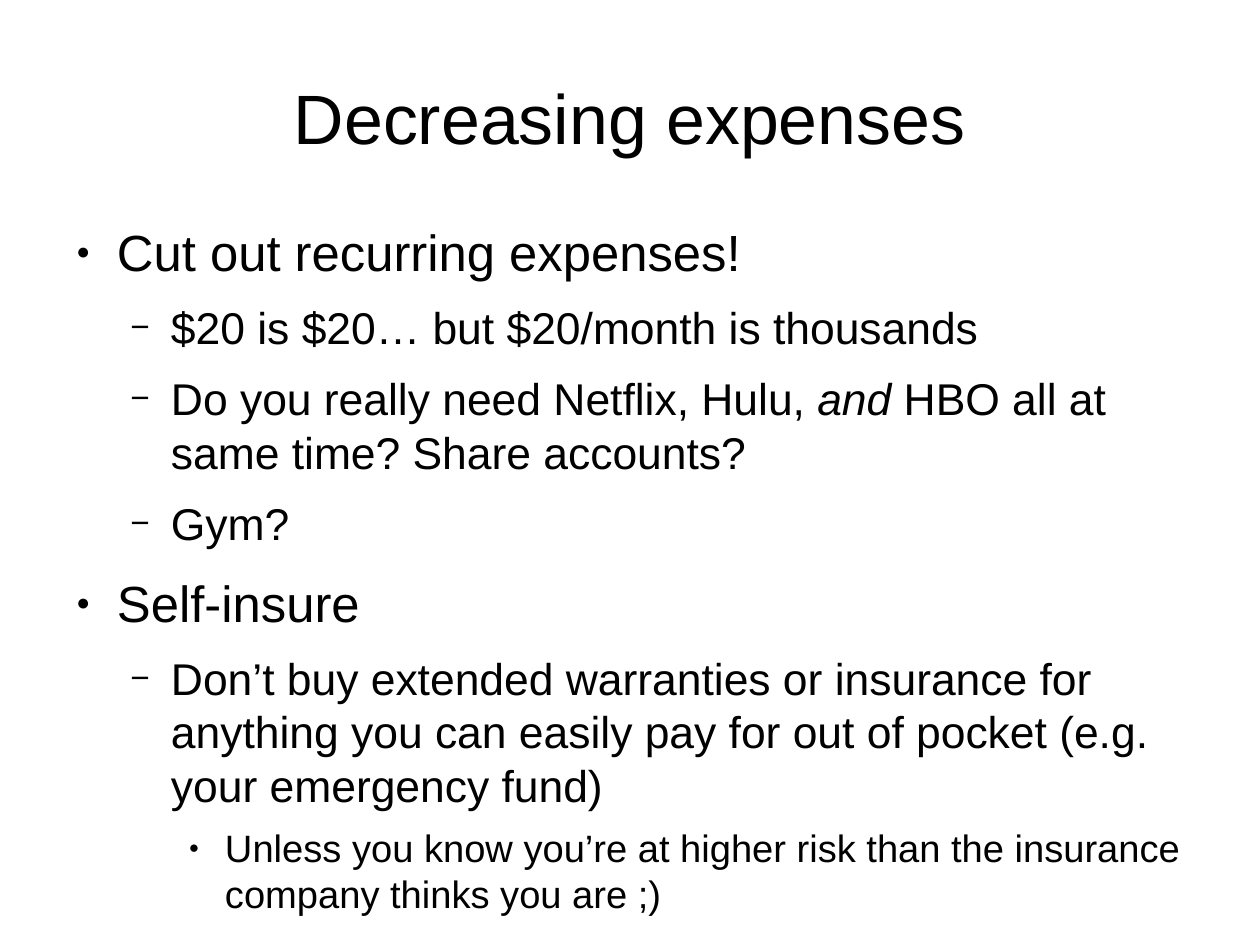
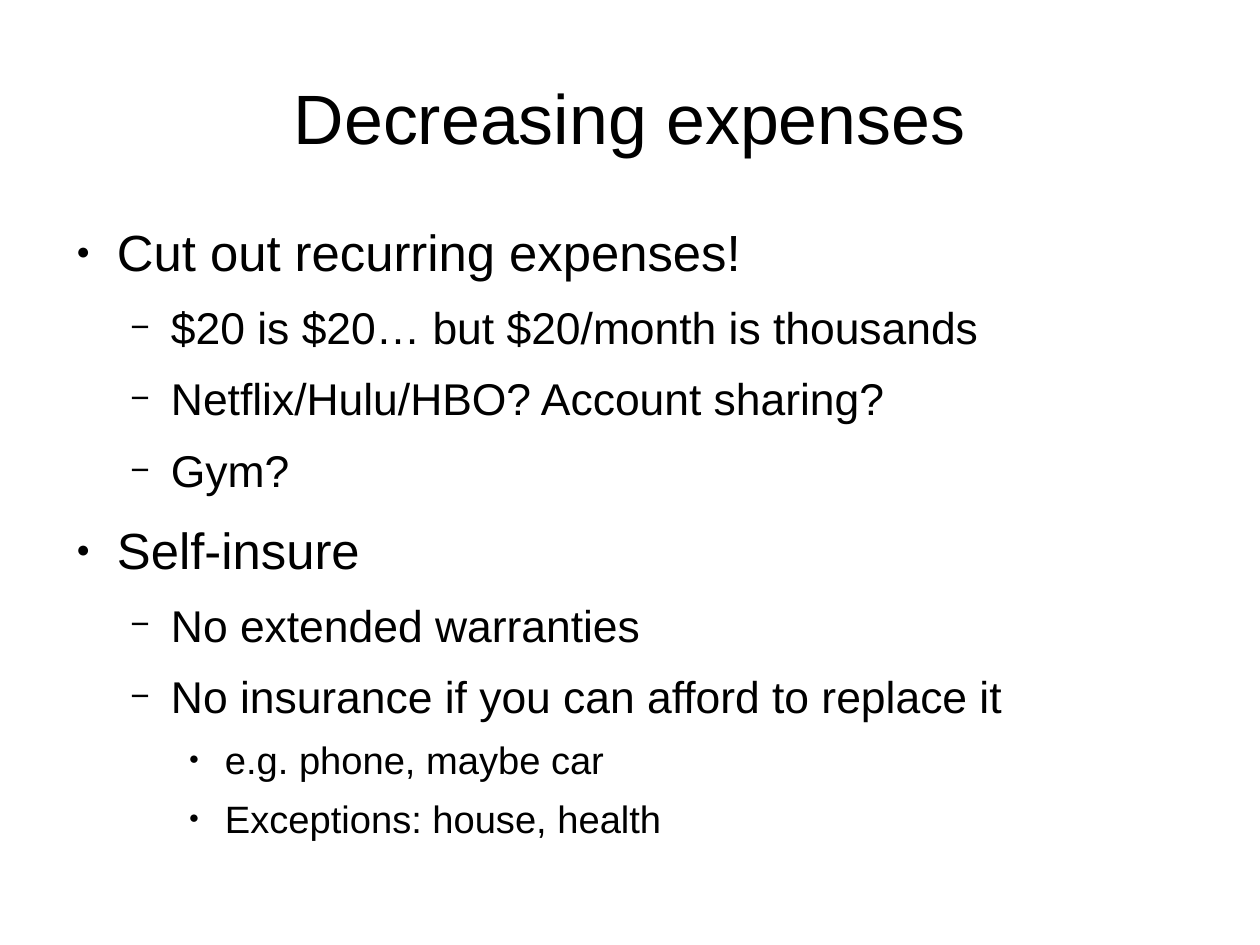
Before and after one commit to rettigs/presentations, a slide deck: slide 47 of finance_talk.odp (slide 48 before the commit). Drawn at 1260x945 pixels with LibreOffice and Linux fonts; fonts in the diff are those of the drawing. Boxes give left, top, right and bottom in pixels: in the first picture for what was removed or moved away, otherwise in the second. Text is boxed around its words. In the diff, an @@ line names an element or a change of style, - is before the commit and + after.

```diff
--- a/finance_talk.odp
+++ b/finance_talk.odp
@@ text at (x1=171, y1=382, x2=884, y2=425): text changed @@
-  − Do you really need Netflix, Hulu, and HBO all at same time? Share accounts?
+  − Netflix/Hulu/HBO? Account sharing?
@@ text at (x1=171, y1=609, x2=1001, y2=841): text changed @@
-  − Don’t buy extended warranties or insurance for anything you can easily pay for out of pocket (e.g. your emergency fund)
-    ● Unless you know you’re at higher risk than the insurance company thinks you are ;)
+  − No extended warranties
+  − No insurance if you can afford to replace it
+    ● e.g. phone, maybe car
+    ● Exceptions: house, health
```
Also in this commit, not shown: 50 other slides changed, 8 slides added, 9 slides removed.
